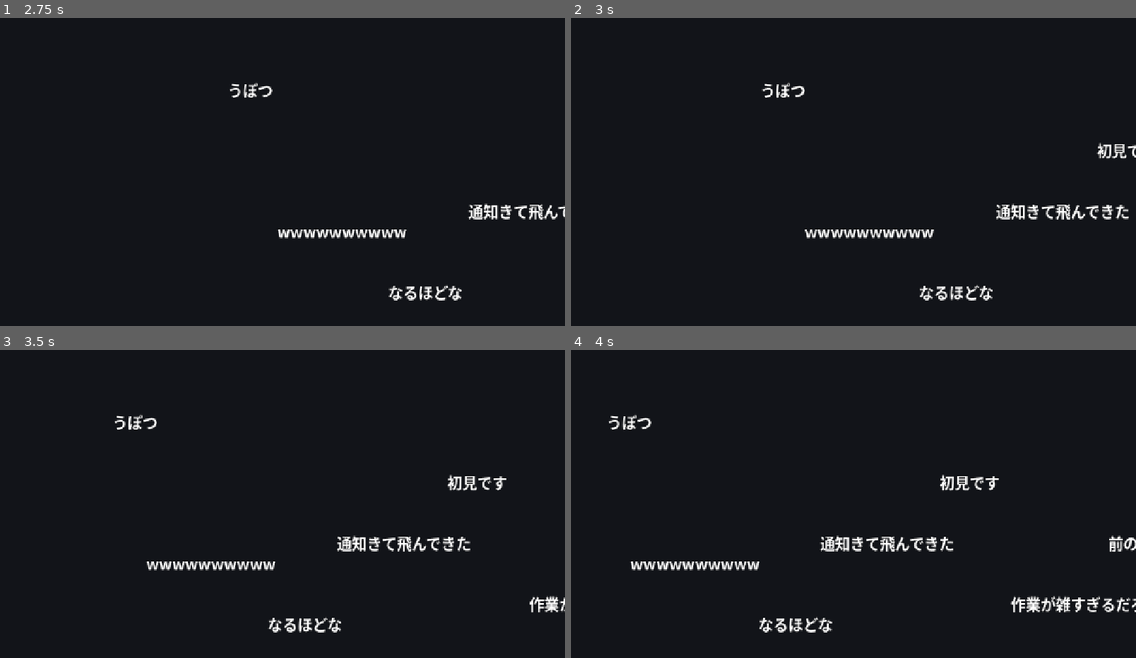
Above: before the commit, frames 1-4 (two rows, left to right).
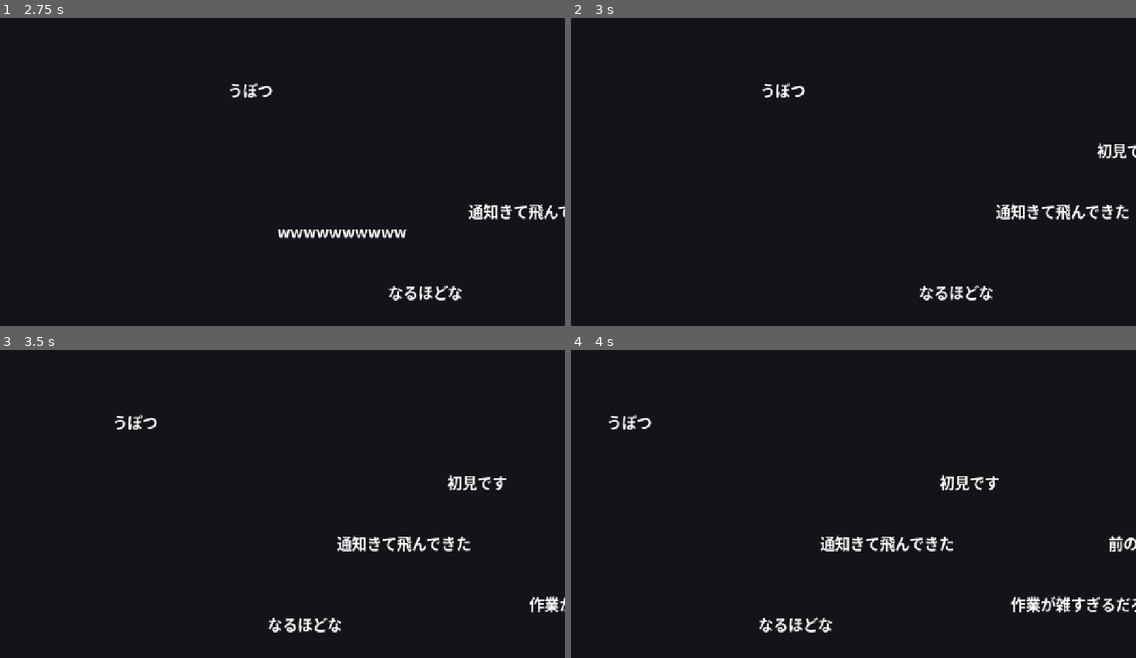
Above: after the commit, the same moments.

Repository: Nijuju1180/Hackathon_teamA
Game: Godot game, scene res://scenes/main.tscn
The game is run twice, just before and just after one commit, with the same random seed, the same clock (stepped at 60 frames per second) and the same inputs.
Inputs (mouse positions are in pixels of both pictures, inside the frame that each line leads up to):
- Up to frame 1 (2.75 s): tap Enter at 0.5 s; move the mouse to (406, 159) at 0.52 s; click (406, 159) at 0.67 s; move the mouse to (169, 193) at 1.27 s; click (169, 193) at 1.42 s; move the mouse to (339, 107) at 2.02 s; click (339, 107) at 2.17 s
- Up to frame 2 (3 s): move the mouse to (825, 239) at 2.77 s; click (825, 239) at 2.92 s
- Up to frame 3 (3.5 s): no input
- Up to frame 4 (4 s): move the mouse to (1023, 556) at 3.52 s; click (1023, 556) at 3.67 s

Frame 1 is identical in both runs. In frame 2, 0.5% of the frame differs, in the area x 41-65%, y 68-72%; in frame 3, 0.5%; in frame 4, 0.5%, in the area x 10-34%, y 68-72%.

Commit message:
コメントをクリックしたら消えるように変更

Diff:
--- a/scripts/flowing_comment.gd
+++ b/scripts/flowing_comment.gd
@@ -11,8 +11,19 @@
 var speed: float = 0.0
 
 
+func _ready() -> void:
+	mouse_filter = Control.MOUSE_FILTER_STOP
+
+
 func _process(delta: float) -> void:
 	position.x -= speed * delta
 	if position.x + size.x < 0.0:
 		exited.emit(self)
 		queue_free()
+
+
+func _gui_input(event: InputEvent) -> void:
+	if event is InputEventMouseButton and event.pressed and event.button_index == MOUSE_BUTTON_LEFT:
+		accept_event()
+		exited.emit(self)
+		queue_free()
